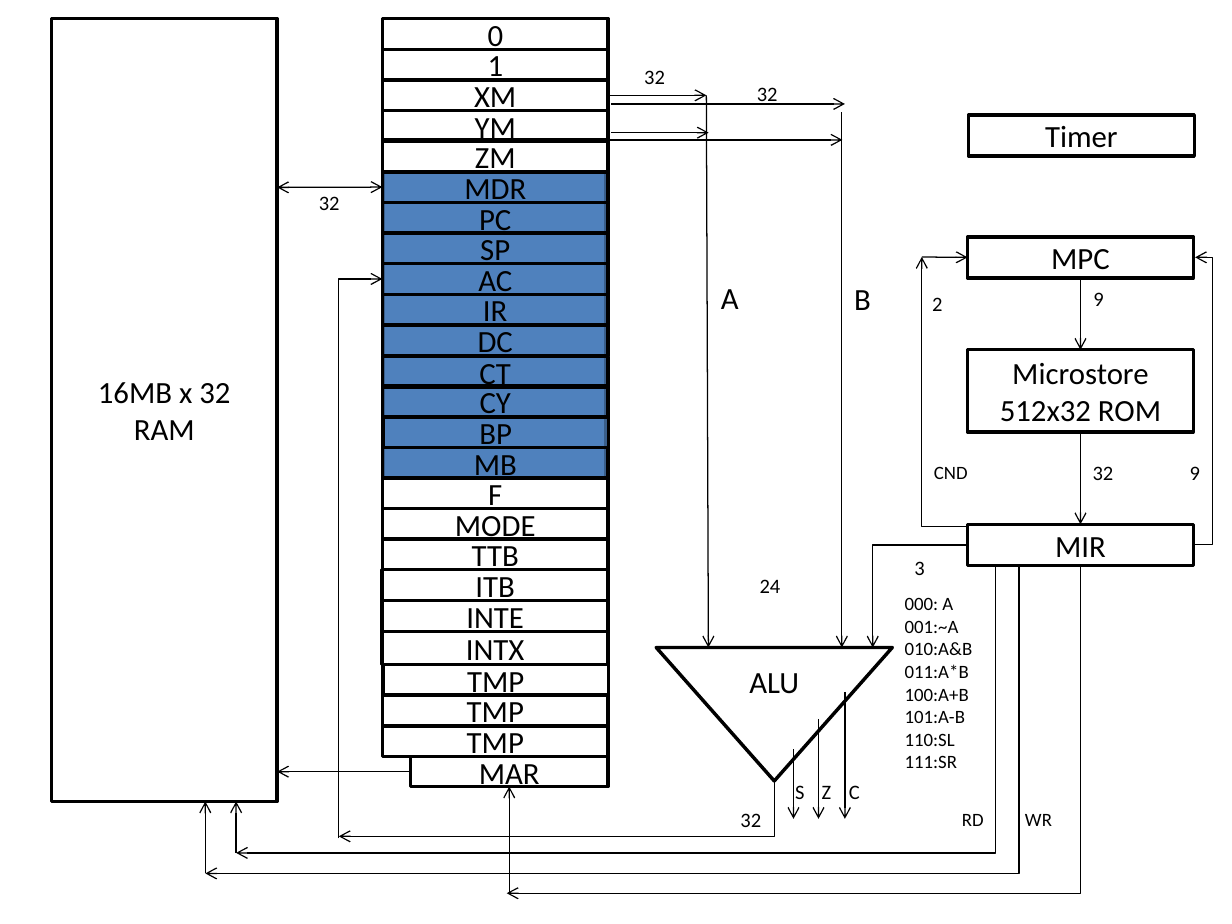
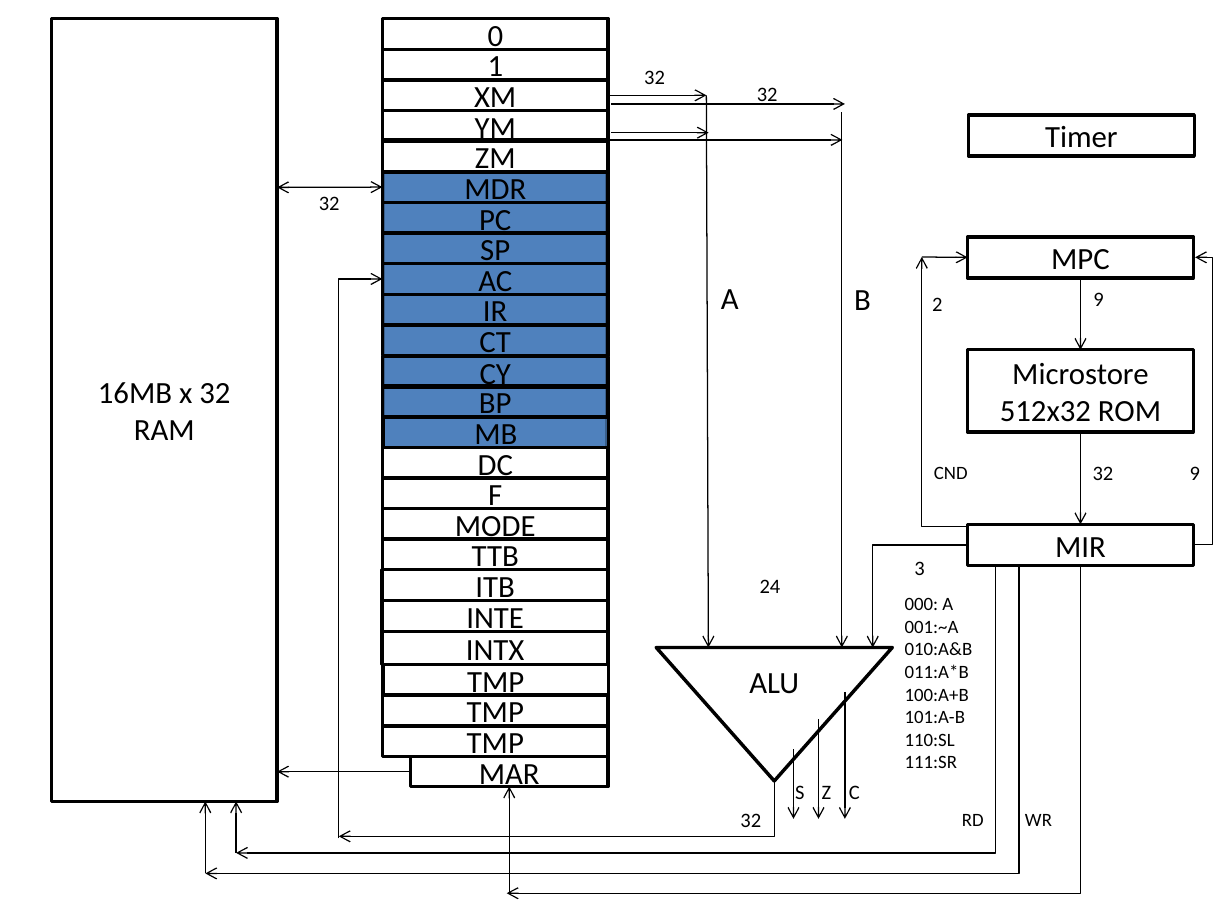
Before and after one commit to awhitehurst/H32_Simulator, a slide deck: slide 1 of Microarchitecture.pptx. Drawn at 1232x924 pixels with LibreOffice and Linux fonts; fonts in the diff are those of the drawing. Boxes give left, top, right and bottom in pixels: in the first picture for what was removed or moved away, otherwise in the second. Text is boxed around its words. In the diff, an @@ line names an element or a change of style, - is before the commit and + after.

```diff
--- a/Microarchitecture.pptx
+++ b/Microarchitecture.pptx
@@ rectangle: place and size @@
-rectangle at [383,172,606,478]
+rectangle at [383,172,606,447]
@@ 4 rectangles: place and size @@
-4 rectangles at [382,357,609,478]
+4 rectangles at [382,325,609,447]
@@ rectangle "DC": place and size @@
-rectangle "DC" at [382,325,607,356]
+rectangle "DC" at [382,447,607,478]
```
Also in this commit, not shown: 6 other files.
